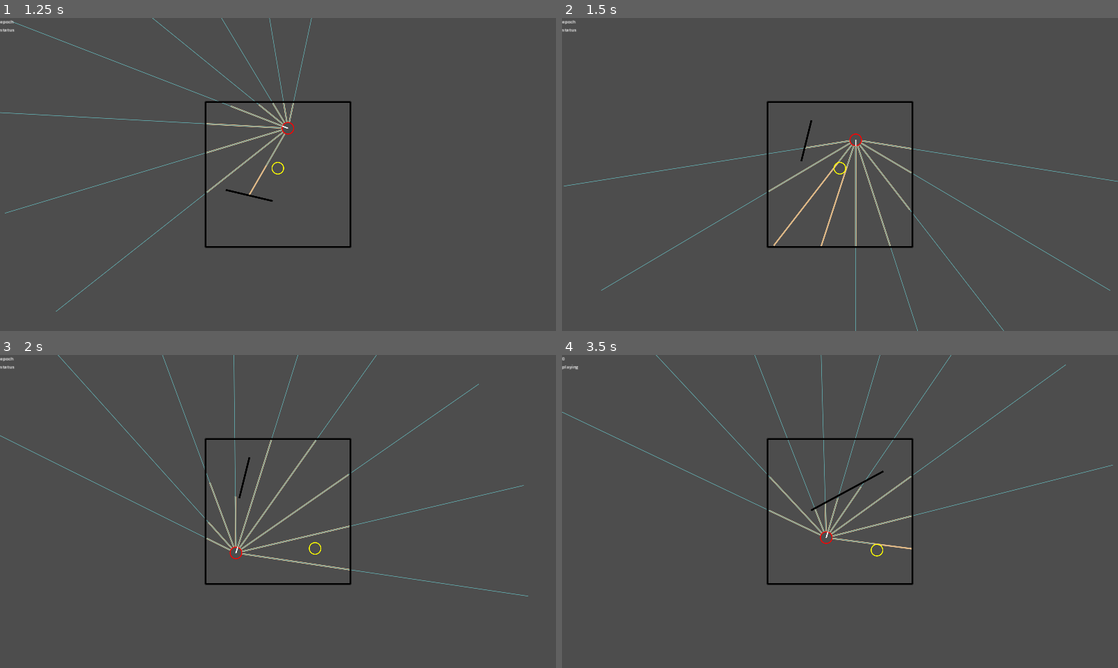
Above: before the commit, frames 1-4 (two rows, left to right).
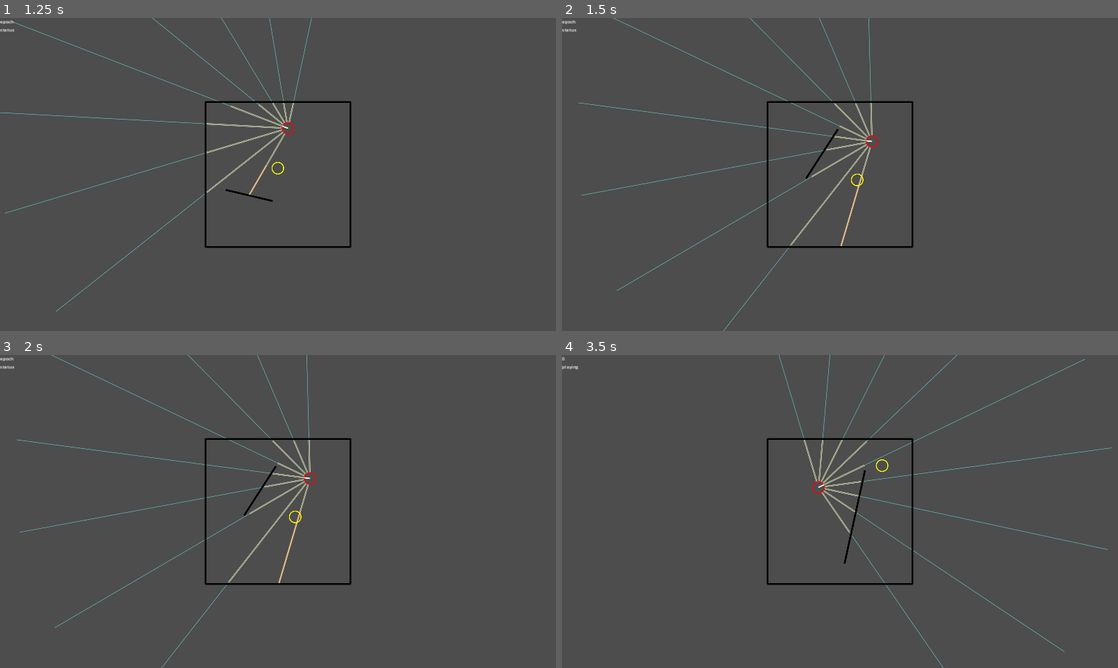
Above: after the commit, the same moments.

Repository: stokatyan/godot-ai
Game: Godot game, scene res://FindCoinGame/FCGEnv.tscn
The game is run twice, just before and just after one commit, with the same random seed, the same clock (stepped at 60 frames per second) and the same inputs.
Inputs:
- Up to frame 1 (1.25 s): tap Enter at 0.5 s; hold D from 0.53 s (still down); hold Enter from 0.53 s (still down)
- Up to frame 2 (1.5 s): tap Space at 1.25 s; release D at 1.28 s; release Enter at 1.28 s; hold S from 1.28 s (still down); tap N at 1.35 s
- Up to frame 3 (2 s): keep holding S
- Up to frame 4 (3.5 s): tap Enter at 2 s; release S at 2.03 s; hold D 2.03-2.78 s; tap 1 at 2.1 s; tap Space at 2.75 s; hold Up from 2.78 s (still down); tap 2 at 2.85 s

Frame 1 is identical in both runs. In frame 2, 2.6% of the frame differs, in the area x 0-100%, y 0-100%; in frame 3, 2.7%, in the area x 0-95%, y 0-100%; in frame 4, 2.5%.
Error in both runs: Cannot call method 'poll' on a null value. (res://AI/AIServerTCP.gd:40)

Commit message:
reduce number of envs

Diff:
--- a/godot-ai-client/FindCoinGame/FCGEnv.gd
+++ b/godot-ai-client/FindCoinGame/FCGEnv.gd
@@ -52,7 +52,7 @@
 	return FCGSimulation.new() as FCGSimulation
 
 func get_simulation_count() -> int:
-	return 35
+	return 15
 
 func get_steps_in_round() -> int:
 	return 40
Not shown, added: godot-ai-client/checkpoints/model-1.pt
